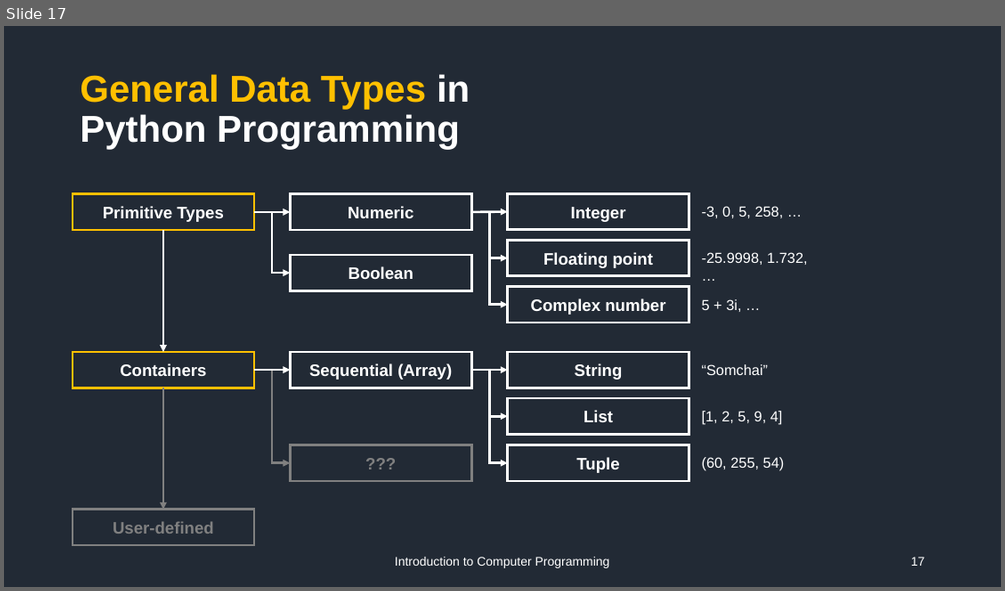
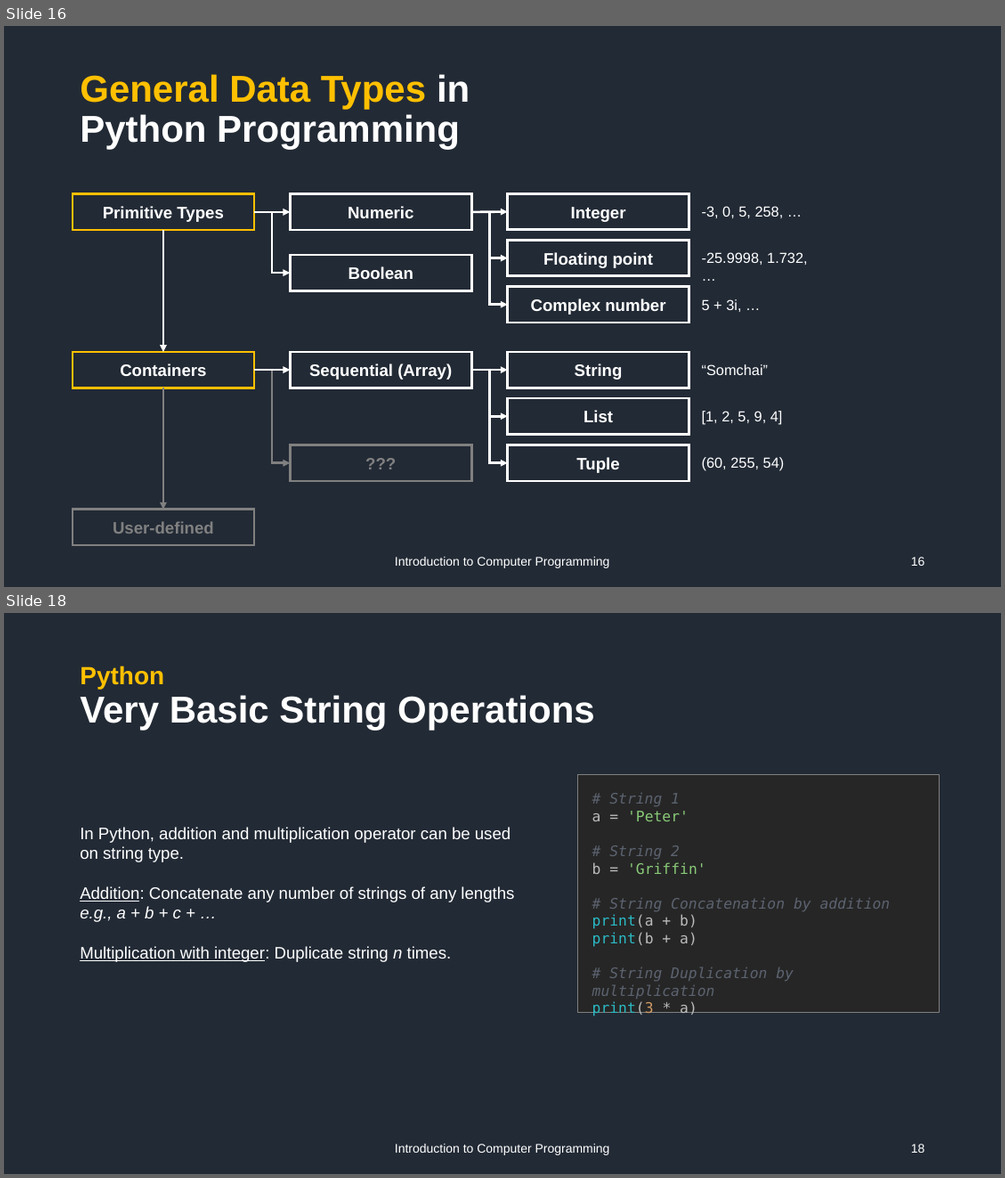
Before and after one commit to vtneil/course-comp101, a slide deck: ppt/Week01_Introduction.pptx. Shown one above the other, each under a label of ours: slide 17 before the commit, slides 16 and 18 after it; the slides between them are not shown. The pictures are 1005x591 and 1005x1178 pixels, drawn with LibreOffice and Linux fonts; fonts in the diff are those of the drawing. Boxes give left, top, right and bottom in pixels: in the first picture for what was removed or moved away, otherwise in the second. Text is boxed around its words. In the diff, an @@ line names an element or a change of style, - is before the commit and + after.

```diff
--- a/ppt/Week01_Introduction.pptx
+++ b/ppt/Week01_Introduction.pptx
@@ slide 18 added at (4, 613, 1001, 1174), background #222A35 @@
@@ title added at (80, 666, 595, 730), 36 pt, text #FFFFFF, bold @@
+Python
+Very Basic String Operations
@@ rectangle added at (577, 774, 939, 1012), fill #262626, outline #808080 1 pt, 14 pt, text #5C6370, italic @@
+# String 1
+a = 'Peter'
+# String 2
+b = 'Griffin'
+# String Concatenation by addition
+print(a + b)
+print(b + a)
+# String Duplication by multiplication
+print(3 * a)
@@ text added at (80, 827, 514, 962), 16 pt, text #FFFFFF @@
+In Python, addition and multiplication operator can be used on string type.
+Addition: Concatenate any number of strings of any lengths
+e.g., a + b + c + …
+Multiplication with integer: Duplicate string n times.
@@ text added at (395, 1143, 610, 1155), 12 pt, text #FFFFFF @@
+Introduction to Computer Programming
@@ page number added at (911, 1143, 925, 1152), 12 pt, text #FFFFFF @@
+18
@@ what was slide 17 is now slide 16 @@
@@ page number at (911, 556, 925, 565): text changed @@
-17
+16
```
Also in this commit, not shown: 6 slides changed, 3 other slides added, 2 slides removed, 17 other files.
